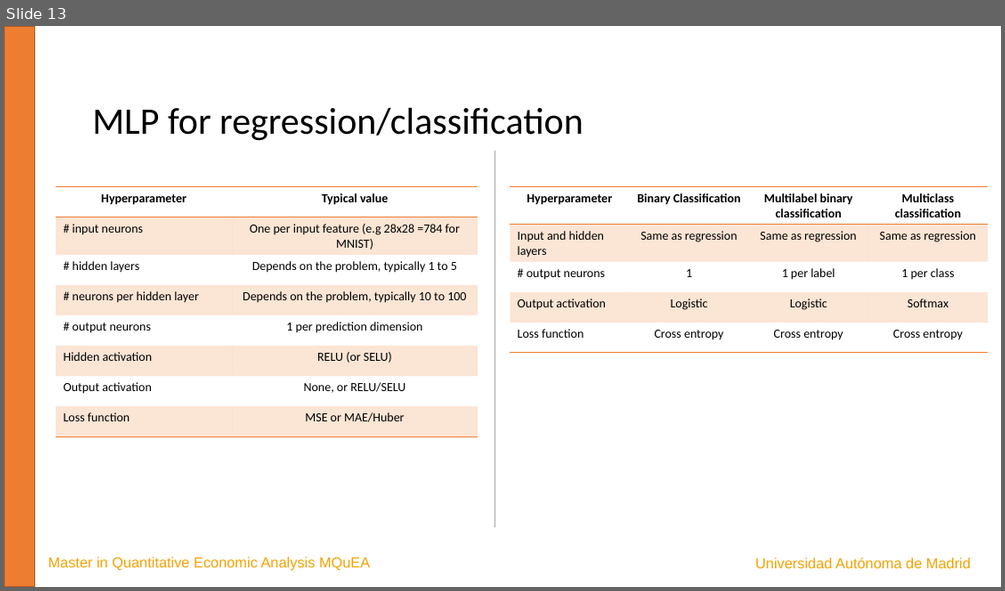
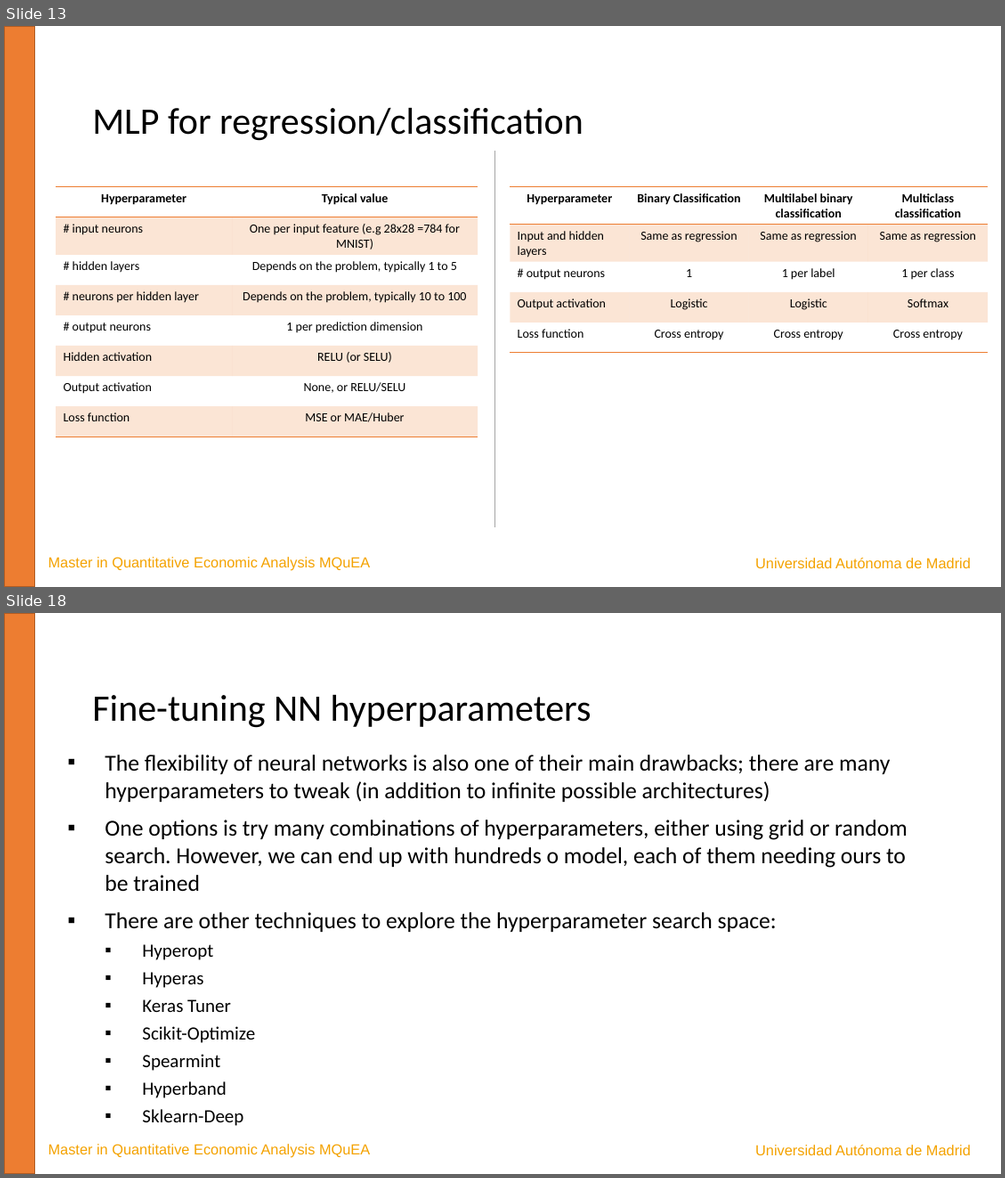
Before and after one commit to JavierBas/IMLEF-MQuEA, a slide deck: Course content/Slides/Topic 6 - Artificial Neural Networks.pptx. Shown one above the other, each under a label of ours: slide 13 before the commit, slides 13 and 18 after it; the slides between them are not shown. The pictures are 1005x591 and 1005x1178 pixels, drawn with LibreOffice and Linux fonts; fonts in the diff are those of the drawing. Boxes give left, top, right and bottom in pixels: in the first picture for what was removed or moved away, otherwise in the second. Text is boxed around its words. In the diff, an @@ line names an element or a change of style, - is before the commit and + after.

```diff
--- a/Course content/Slides/Topic 6 - Artificial Neural Networks.pptx
+++ b/Course content/Slides/Topic 6 - Artificial Neural Networks.pptx
@@ slide 18 added at (4, 613, 1001, 1174), background #FFFFFF @@
@@ rectangle added at (4, 613, 34, 1174), fill #ED7D31, outline #AF5C24 1 pt @@
@@ text added at (92, 695, 591, 728), 36 pt, text #000000 @@
+Fine-tuning NN hyperparameters
@@ text added at (105, 755, 907, 1126), 22 pt, text #000000 @@
+▪ The flexibility of neural networks is also one of their main drawbacks; there are many hyperparameters to tweak (in addition to infinite possible architectures)
+▪ One options is try many combinations of hyperparameters, either using grid or random search. However, we can end up with hundreds o model, each of them needing ours to be trained
+▪ There are other techniques to explore the hyperparameter search space:
+  ▪ Hyperopt
+  ▪ Hyperas
+  ▪ Keras Tuner
+  ▪ Scikit-Optimize
+  ▪ Spearmint
+  ▪ Hyperband
+  ▪ Sklearn-Deep
@@ text added at (48, 1143, 370, 1158), 14 pt, text #F4A200 @@
+Master in Quantitative Economic Analysis MQuEA
@@ text added at (755, 1144, 971, 1155), 14 pt, text #F4A200 @@
+Universidad Autónoma de Madrid
```
Also in this commit, not shown: 6 other slides added, 2 other files.
